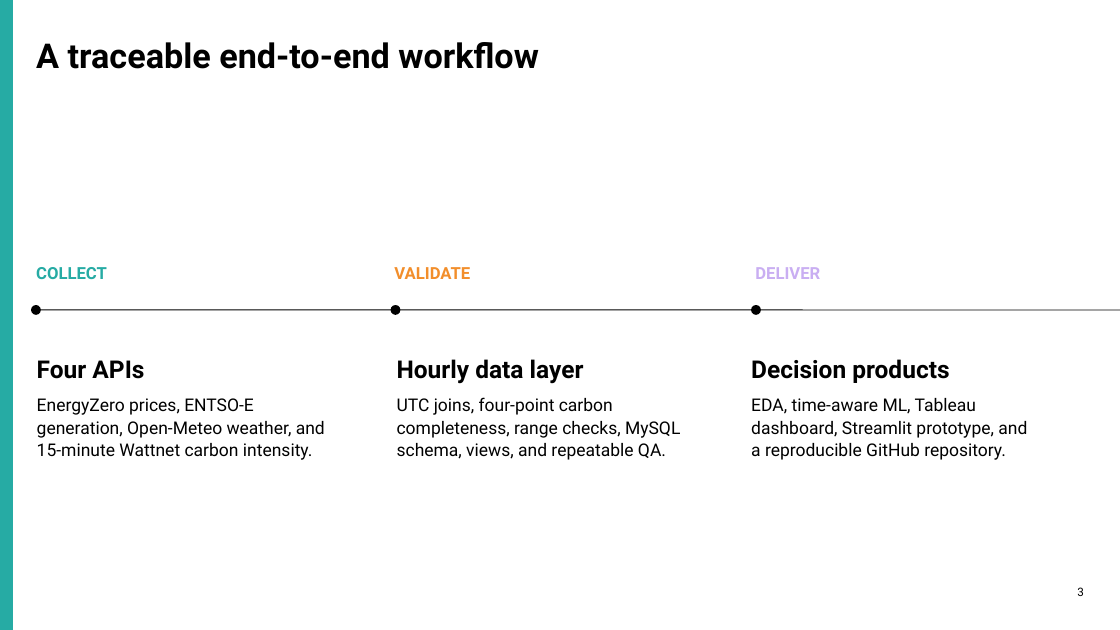
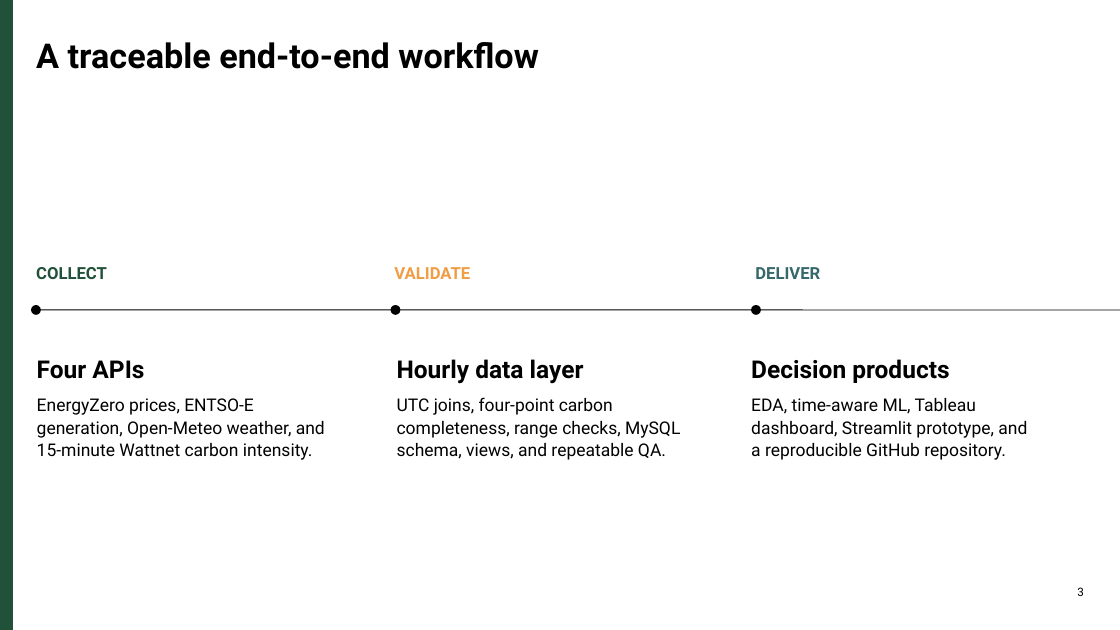
Before and after one commit to vildanpir/smart-power-project, a slide deck: slide 3 of presentation/Smart_Power_Final_Presentation.pptx. Drawn at 1120x630 pixels with LibreOffice and Linux fonts; fonts in the diff are those of the drawing. Boxes give left, top, right and bottom in pixels: in the first picture for what was removed or moved away, otherwise in the second. Text is boxed around its words. In the diff, an @@ line names an element or a change of style, - is before the commit and + after.

Commit message:
Apply unified visual palette across deliverables

```diff
--- a/presentation/Smart_Power_Final_Presentation.pptx
+++ b/presentation/Smart_Power_Final_Presentation.pptx
@@ rectangle at [0,0,13,630]: fill #26ABA4 to #215138; outline #26ABA4 0 pt to #215138 0 pt @@
@@ text "COLLECT" at [36,267,107,279]: text colour #26ABA4 to #215138 @@
@@ text "VALIDATE" at [394,267,470,279]: text colour #F28E2B to #F09D46 @@
@@ text "DELIVER" at [755,267,820,279]: text colour #C9AEF2 to #36676B @@
```
Also in this commit, not shown: 9 other slides changed, 6 other files.
